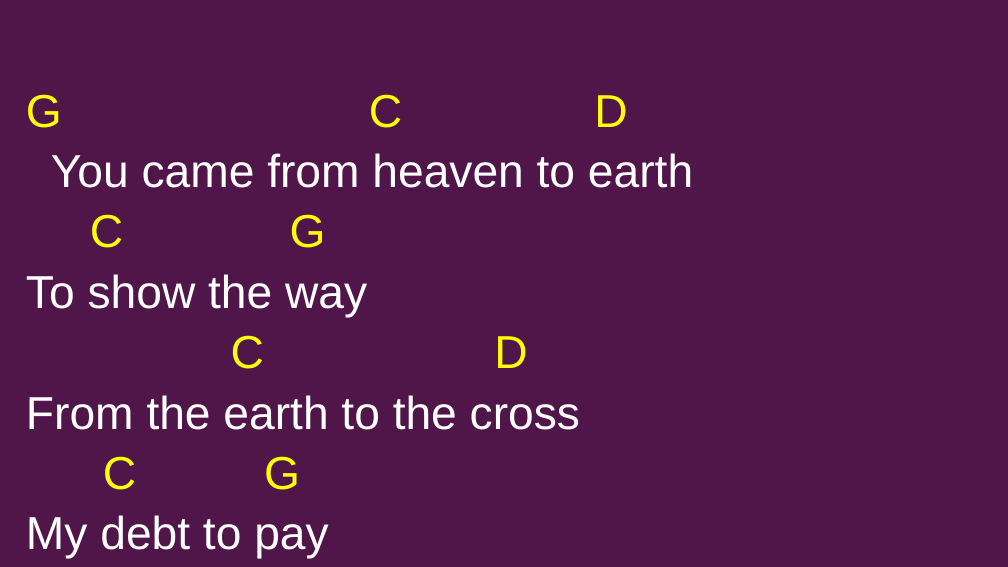
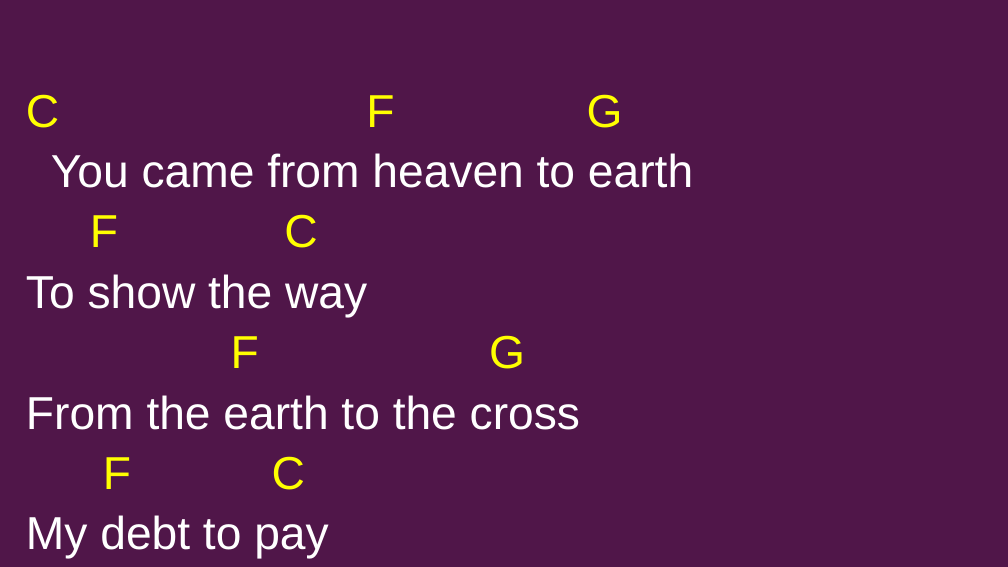
Before and after one commit to kendall412/worship, a slide deck: slide 6 of set/2026-11-15 ECBC-CH.pptx. Drawn at 1008x567 pixels with LibreOffice and Linux fonts; fonts in the diff are those of the drawing. Boxes give left, top, right and bottom in pixels: in the first picture for what was removed or moved away, otherwise in the second. Text is boxed around its words. In the diff, an @@ line names an element or a change of style, - is before the commit and + after.

```diff
--- a/set/2026-11-15 ECBC-CH.pptx
+++ b/set/2026-11-15 ECBC-CH.pptx
@@ subtitle at (26, 94, 623, 128): text changed @@
-G C D
+C F G
@@ subtitle at (90, 214, 317, 248): text changed @@
-C G
+F C
@@ subtitle at (231, 335, 525, 369): text changed @@
-C D
+F G
@@ subtitle at (103, 456, 305, 490): text changed @@
-C G
+F C
```
Also in this commit, not shown: 7 other slides changed, 2 slides removed, 4 other files.
